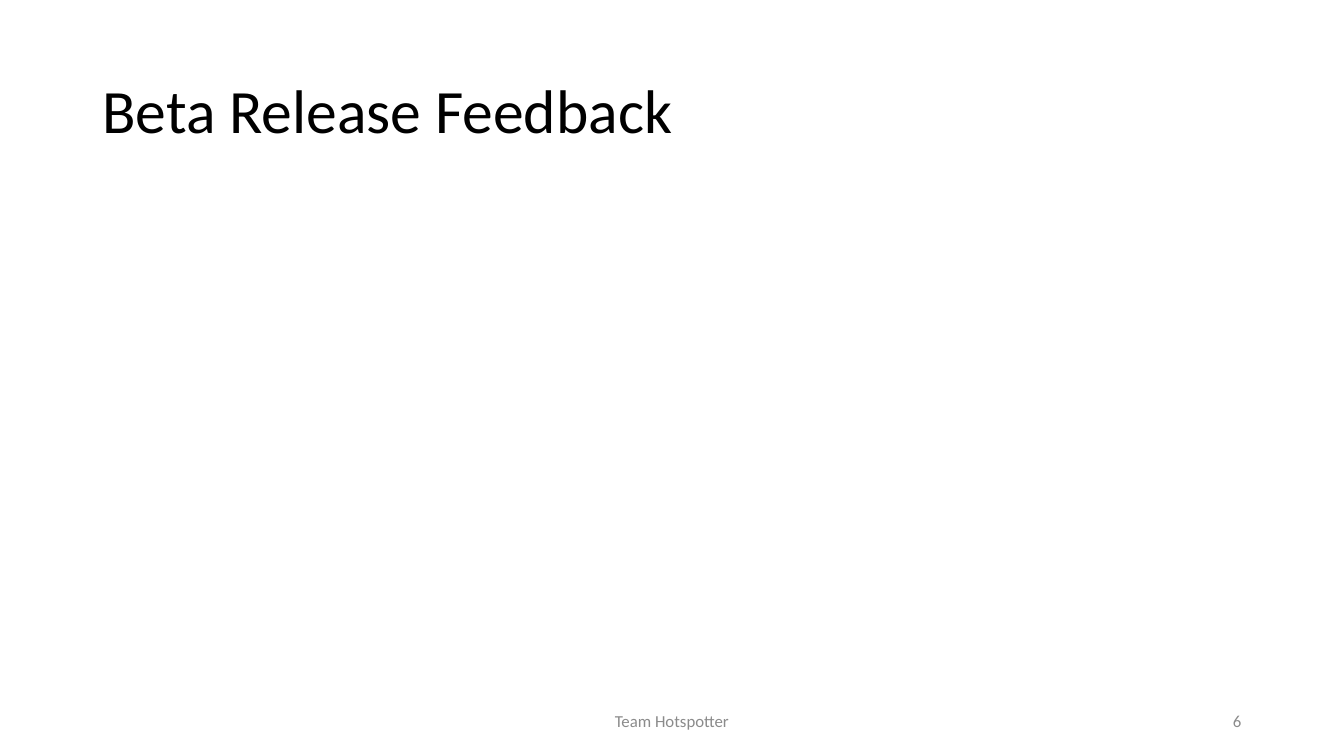
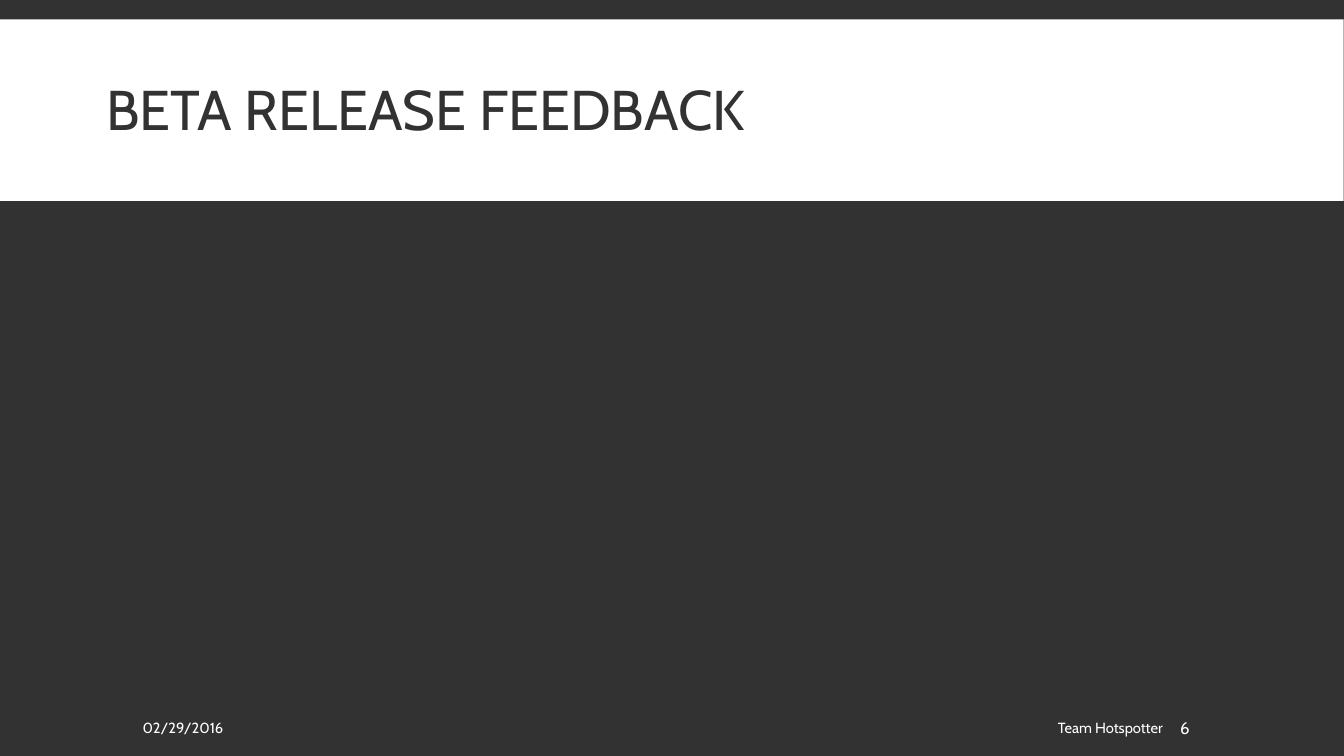
Before and after one commit to spesmit/hotspotter, a slide deck: slide 6 of Documentation/Presentations/Hotspotter Beta.pptx. Drawn at 1344x756 pixels with LibreOffice and Linux fonts; fonts in the diff are those of the drawing. Boxes give left, top, right and bottom in pixels: in the first picture for what was removed or moved away, otherwise in the second. Text is boxed around its words. In the diff, an @@ line names an element or a change of style, - is before the commit and + after.

Commit message:
added style

```diff
--- a/Documentation/Presentations/Hotspotter Beta.pptx
+++ b/Documentation/Presentations/Hotspotter Beta.pptx
@@ background #FFFFFF to #323232 @@
@@ rectangle added at box(0, 19, 1344, 201), fill #FFFFFF @@
@@ title at box(107, 90, 745, 131): text changed; size 44 to 40 pt; font Calibri to Cabin; text colour #000000 to #323232 @@
-Beta Release Feedback
+BETA RELEASE FEEDBACK
@@ text "Team Hotspotter": place and size @@
-text "Team Hotspotter" at box(615, 716, 729, 730)
+text "Team Hotspotter" at box(1058, 722, 1163, 737)
@@ text "Team Hotspotter" at box(1058, 722, 1163, 737): size 12 to 10.5 pt, font Calibri to Cabin, text colour #8C8C8C to #FFFFFF; alignment centre to right @@
@@ page number: place and size @@
-page number at box(1233, 716, 1241, 727)
+page number at box(1180, 722, 1190, 734)
@@ page number at box(1180, 722, 1190, 734): font Calibri to Cabin, text colour #8C8C8C to #FFFFFF; alignment right to left @@
@@ text added at box(143, 722, 224, 735), 10.5 pt, text #FFFFFF @@
+02/29/2016
```
Also in this commit, not shown: 5 other slides changed.
